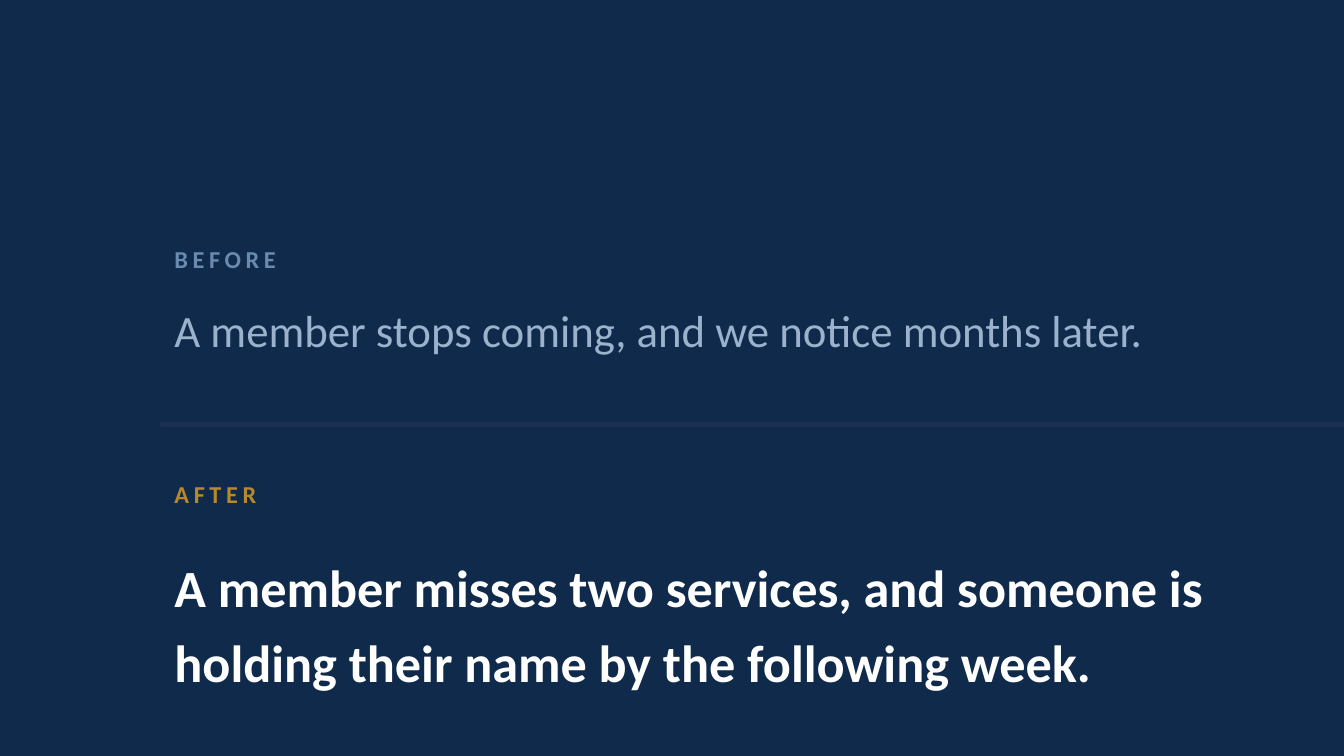
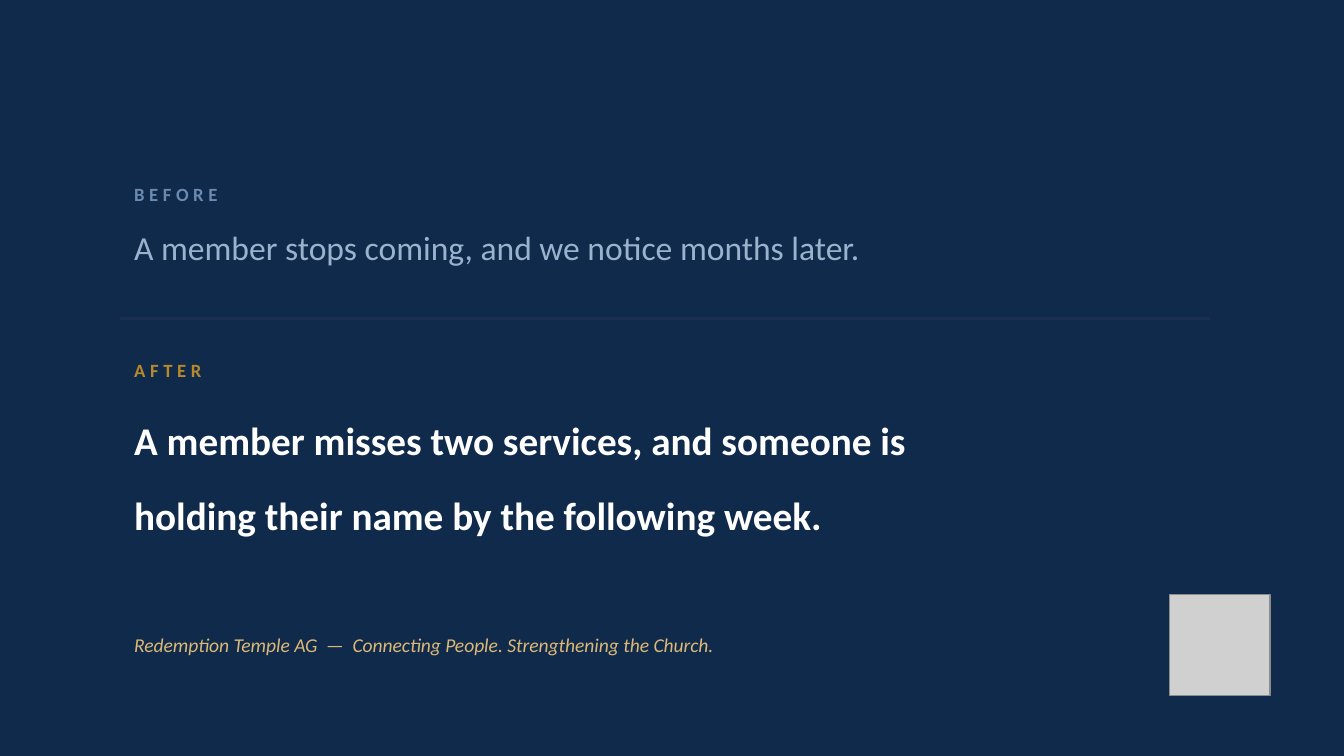
Before and after one commit to nhanhayhaw/ChurchCONNECT, a slide deck: slide 22 of docs/ChurchConnect-Leadership-Presentation.pptx. Drawn at 1344x756 pixels with LibreOffice and Linux fonts; fonts in the diff are those of the drawing; grey boxes stand for pictures; background and template pictures are left out. Boxes give left, top, right and bottom in pixels: in the first picture for what was removed or moved away, otherwise in the second. Text is boxed around its words. In the diff, an @@ line names an element or a change of style, - is before the commit and + after.

```diff
--- a/docs/ChurchConnect-Leadership-Presentation.pptx
+++ b/docs/ChurchConnect-Leadership-Presentation.pptx
@@ text "BEFORE": place and size @@
-text "BEFORE" at box(174, 252, 275, 268)
+text "BEFORE" at box(134, 189, 217, 201)
@@ text "BEFORE" at box(134, 189, 217, 201): size 13 to 10 pt @@
@@ text "A member stops coming, and ...": place and size @@
-text "A member stops coming, and ..." at box(174, 316, 1142, 355)
+text "A member stops coming, and ..." at box(134, 236, 859, 266)
@@ text "A member stops coming, and ..." at box(134, 236, 859, 266): size 24 to 18 pt @@
@@ rectangle: place and size @@
-rectangle at box(161, 423, 1344, 426)
+rectangle at box(121, 317, 1210, 319)
@@ text "AFTER" at box(134, 365, 201, 377): size 13 to 10 pt @@
@@ text "AFTER": place and size @@
-text "AFTER" at box(174, 487, 256, 503)
+text "AFTER" at box(134, 365, 201, 377)
@@ text "A member misses two services, ...": place and size @@
-text "A member misses two services, ..." at box(174, 570, 1203, 691)
+text "A member misses two services, ..." at box(134, 427, 905, 537)
@@ text "A member misses two services, ..." at box(134, 427, 905, 537): size 28 to 21 pt @@
@@ picture added at box(1169, 594, 1270, 695) @@
@@ text added at box(134, 638, 714, 656), 10.5 pt, text #DBB877, italic @@
+Redemption Temple AG — Connecting People. Strengthening the Church.
```
Also in this commit, not shown: 21 other slides changed, 5 other files.
